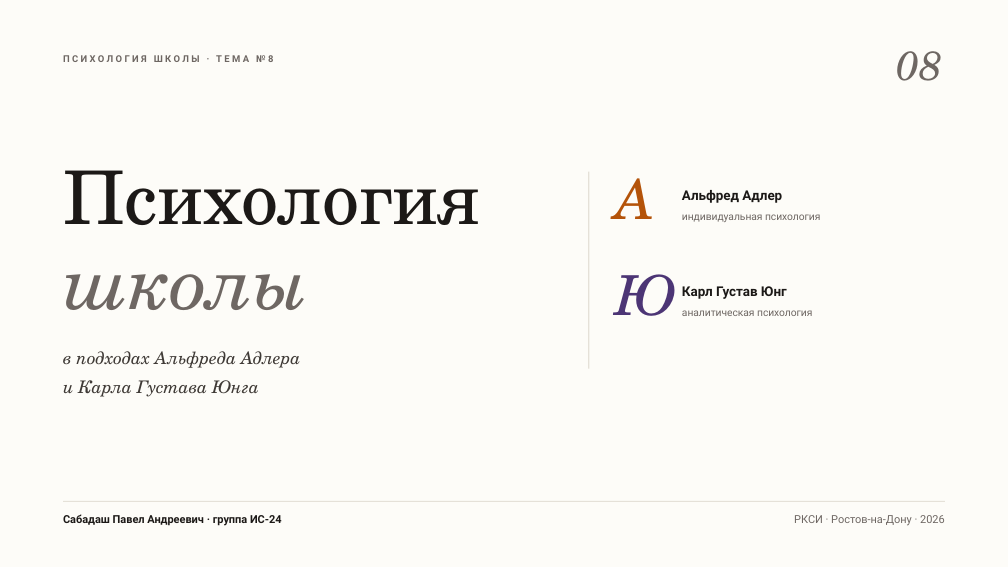
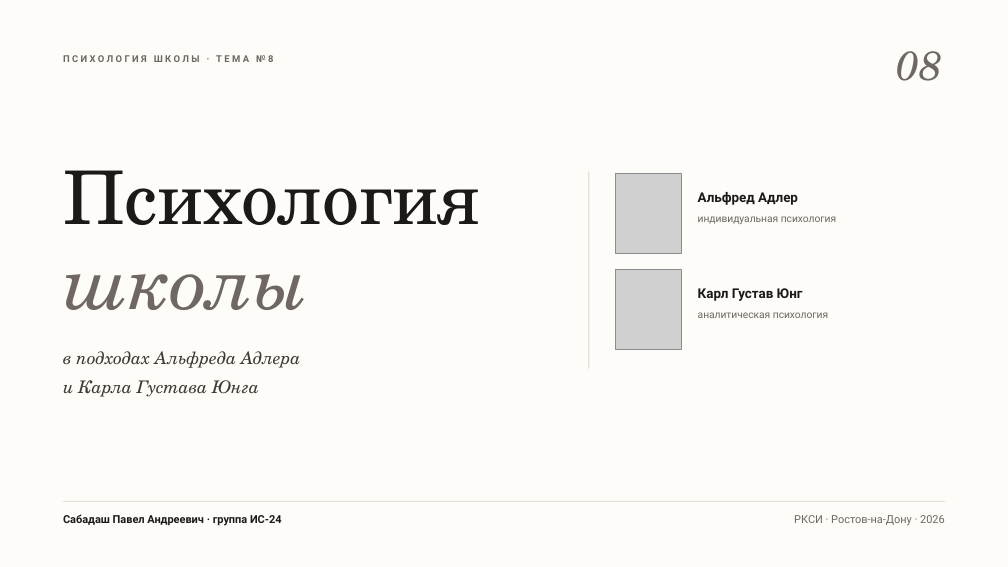
Before and after one commit to geff1778/Presentation-psichobsh, a slide deck: slide 1 of presentation/psihologia_shkoly_adler_jung.pptx. Drawn at 1008x567 pixels with LibreOffice and Linux fonts; fonts in the diff are those of the drawing; grey boxes stand for pictures. Boxes give left, top, right and bottom in pixels: in the first picture for what was removed or moved away, otherwise in the second. Text is boxed around its words. In the diff, an @@ line names an element or a change of style, - is before the commit and + after.

```diff
--- a/presentation/psihologia_shkoly_adler_jung.pptx
+++ b/presentation/psihologia_shkoly_adler_jung.pptx
@@ text removed at (615, 178, 654, 219) @@
-А
@@ picture added at (616, 173, 682, 253) @@
@@ text "Альфред Адлер": place and size @@
-text "Альфред Адлер" at (682, 190, 820, 222)
+text "Альфред Адлер" at (698, 192, 836, 224)
@@ picture added at (616, 269, 682, 349) @@
@@ text removed at (615, 274, 676, 316) @@
-Ю
@@ text "Карл Густав Юнг": place and size @@
-text "Карл Густав Юнг" at (682, 286, 812, 316)
+text "Карл Густав Юнг" at (698, 288, 828, 318)
```
Also in this commit, not shown: 3 other slides changed, 9 other files.
